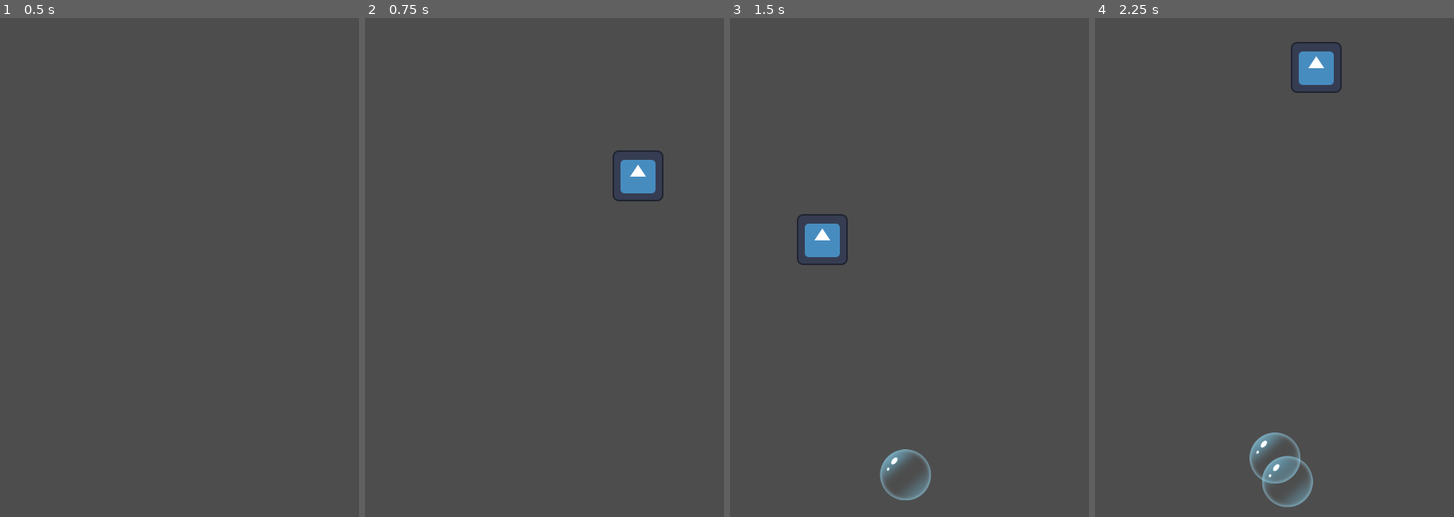
Above: before the commit, frames 1-4 (left to right).
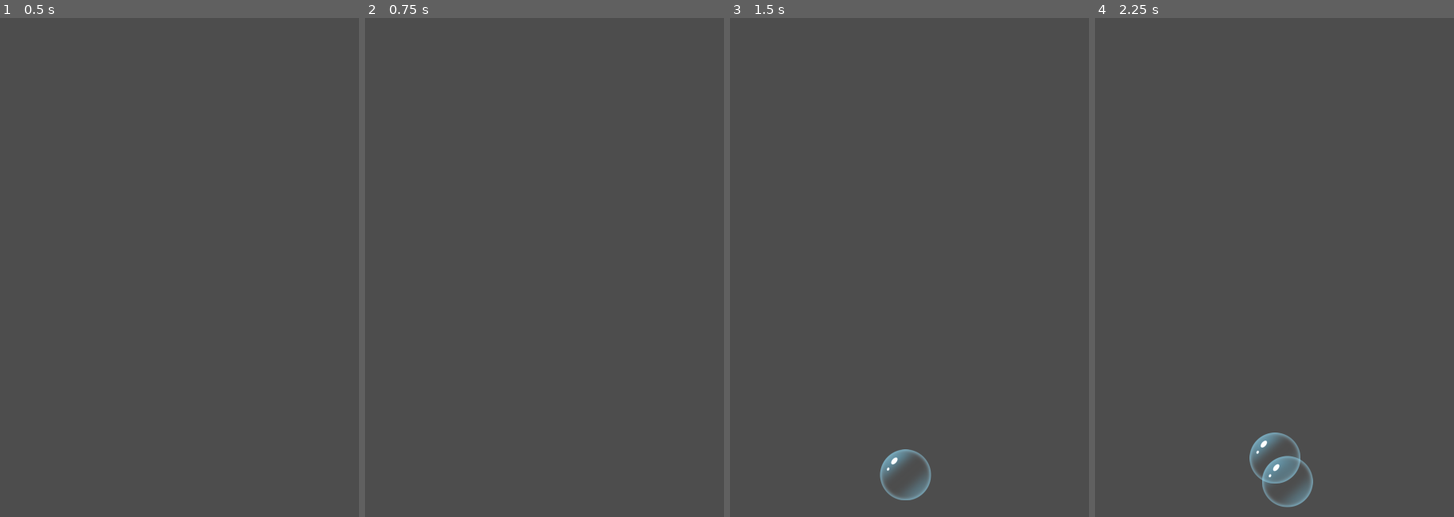
Above: after the commit, the same moments.

Repository: HybridAU/bubble-pop
Game: Godot game, scene res://root.tscn
Two runs of this game, one before a commit and one after it. Both use one fixed random seed, a clock stepped at 60 frames per second and the inputs below. The engine's default icon, where the game draws it, is replaced by a stand-in: a white triangle on a blue panel in a dark square.
Inputs (mouse positions are in pixels of both pictures, inside the frame that each line leads up to):
- Up to frame 1 (0.5 s): no input
- Up to frame 2 (0.75 s): tap Enter at 0.5 s; move the mouse to (637, 177) at 0.52 s; click (637, 177) at 0.67 s
- Up to frame 3 (1.5 s): move the mouse to (823, 237) at 1.27 s; click (823, 237) at 1.42 s
- Up to frame 4 (2.25 s): move the mouse to (1317, 67) at 2.02 s; click (1317, 67) at 2.17 s

Frame 1 is identical in both runs. In frame 2, 0.8% of the frame differs, in the area x 68-84%, y 26-37%; in frame 3, 0.8%; in frame 4, 0.8%.
Error in both runs: Invalid assignment of property or key 'global_position' with value of type 'int' on a base object of type 'Node2D'. (res://scripts/root.gd:21)

Commit message:
Trail for touch point

Diff:
--- /dev/null
+++ b/scripts/trail.gd
@@ -0,0 +1,24 @@
+# https://www.youtube.com/watch?v=y8bi0_Fggn0
+extends Line2D
+class_name Trails
+
+var queue: Array
+@export var MAX_LENGTH: int
+
+
+func _process(delta: float) -> void:
+	var pos = get_parent().position
+	queue.push_front(pos)
+
+	if queue.size() > MAX_LENGTH:
+		queue.pop_back()
+
+	clear_points()
+
+	for point in queue:
+		add_point(point)
+
+func _input(event: InputEvent) -> void:
+	if event is InputEventMouseButton:
+		if event.is_released():
+			queue.clear()
--- a/touch_point.tscn
+++ b/touch_point.tscn
@@ -1,14 +1,27 @@
 [gd_scene format=3 uid="uid://dfpn72s4hn6ll"]
 
-[ext_resource type="Texture2D" uid="uid://d0refrb8a4pkk" path="res://icon.svg" id="1_5l33t"]
+[ext_resource type="Script" uid="uid://bnk8a3dnmek3n" path="res://scripts/trail.gd" id="2_nq6iu"]
+
+[sub_resource type="Curve" id="Curve_nq6iu"]
+_data = [Vector2(0, 1), 0.0, 0.0, 0, 0, Vector2(1, 0), 0.0, 0.0, 0, 0]
+point_count = 2
+
+[sub_resource type="Gradient" id="Gradient_ee2ur"]
+offsets = PackedFloat32Array(0, 0.6938776, 1)
+colors = PackedColorArray(1, 0, 0, 1, 1, 0.53061223, 0, 1, 1, 1, 0, 1)
 
 [sub_resource type="CircleShape2D" id="CircleShape2D_5l33t"]
-radius = 63.1981
+radius = 20.0
 
 [node name="TouchPoint" type="Node2D" unique_id=126556268]
 
-[node name="Sprite2D" type="Sprite2D" parent="." unique_id=637942469]
-texture = ExtResource("1_5l33t")
+[node name="Trail" type="Line2D" parent="." unique_id=1374513920]
+top_level = true
+width = 20.0
+width_curve = SubResource("Curve_nq6iu")
+gradient = SubResource("Gradient_ee2ur")
+script = ExtResource("2_nq6iu")
+MAX_LENGTH = 15
 
 [node name="CharacterBody2D" type="CharacterBody2D" parent="." unique_id=1236220287]
 
Not shown, added: scripts/trail.gd.uid
